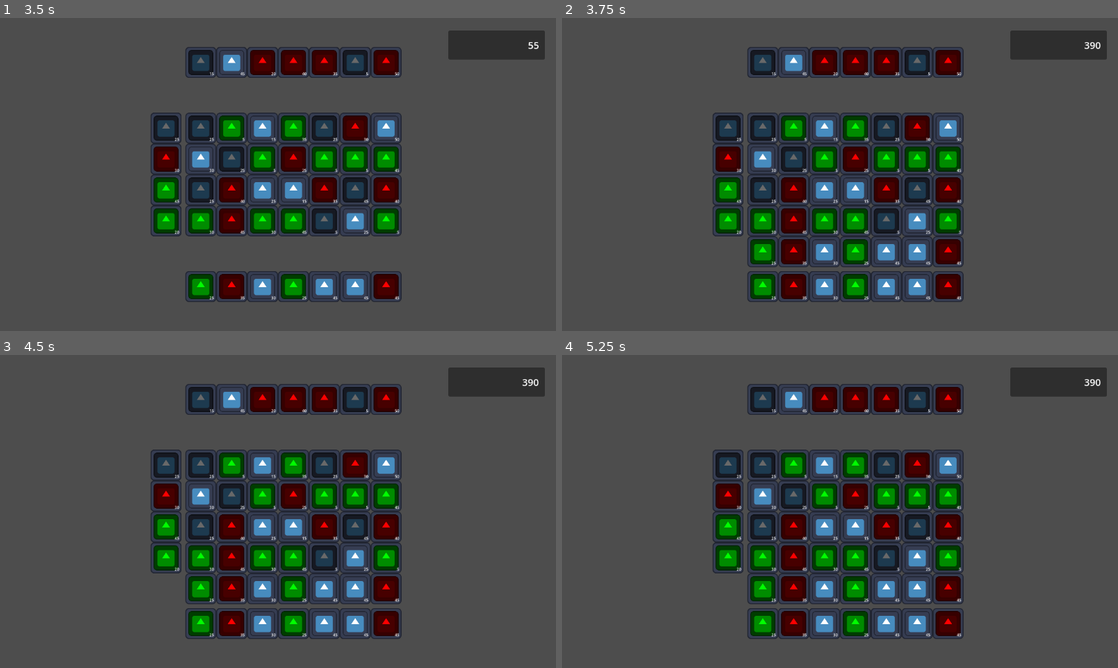
Above: before the commit, frames 1-4 (two rows, left to right).
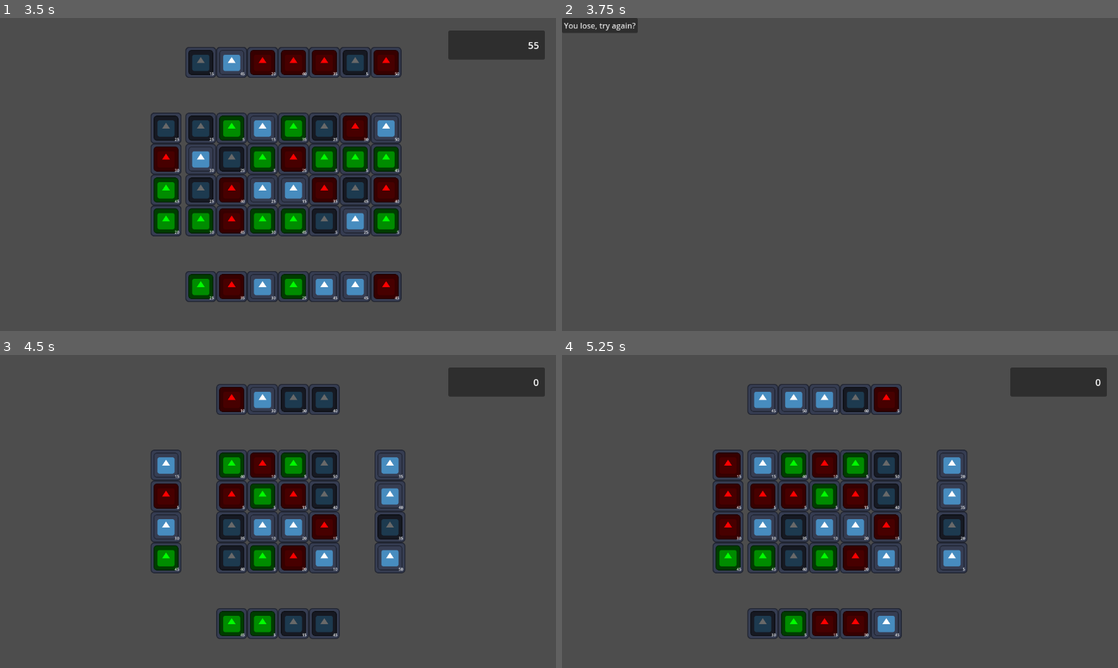
Above: after the commit, the same moments.

Repository: craigmjohnston/ld55
Game: Godot game, scene res://scenes/main.tscn
The game is run twice, just before and just after one commit, with the same random seed, the same clock (stepped at 60 frames per second) and the same inputs. The engine's default icon, where the game draws it, is replaced by a stand-in: a white triangle on a blue panel in a dark square.
Inputs (mouse positions are in pixels of both pictures, inside the frame that each line leads up to):
- Up to frame 1 (3.5 s): click "Play" at 0.5 s; tap Enter at 1.25, 2.75 s; hold Right (right_upnext) 1.28-2.03 s; hold Space (new_tile) 1.28-2.03 s; hold Left (left_upnext) 2.03-2.78 s; tap Space (new_tile) at 2.1 s; hold Right (right_upnext) from 2.78 s (still down); hold Space (new_tile) from 2.78 s (still down)
- Up to frame 2 (3.75 s): release Right (right_upnext) at 3.53 s; release Space (new_tile) at 3.53 s; hold Down (bottom_upnext) from 3.53 s (still down); tap Space (new_tile) at 3.6 s
- Up to frame 3 (4.5 s): release Down (bottom_upnext) at 4.25 s; click (38, 361) at 4.25 s, where only the run after the commit has a clickable "You lose, try again?"
- Up to frame 4 (5.25 s): tap Enter at 5 s; hold Left (left_upnext) from 5.03 s (still down); hold Space (new_tile) from 5.03 s (still down)

Frame 1 is identical in both runs. In frame 2, 24% of the frame differs, in the area x 0-98%, y 0-91%; in frame 3, 16%; in frame 4, 14%.

Commit message:
Lose and win screens
Closes LD55-23
Closes LD55-21

Diff:
--- /dev/null
+++ b/scenes/lose.tscn
@@ -0,0 +1,13 @@
+[gd_scene load_steps=2 format=3 uid="uid://ddr3iqhki827m"]
+
+[ext_resource type="Script" path="res://scripts/LoseManager.gd" id="1_d3p0q"]
+
+[node name="Lose" type="Node2D"]
+script = ExtResource("1_d3p0q")
+
+[node name="TryAgainButton" type="Button" parent="."]
+offset_right = 8.0
+offset_bottom = 8.0
+text = "You lose, try again?"
+
+[connection signal="pressed" from="TryAgainButton" to="." method="on_try_again_clicked"]
--- a/scenes/main.tscn
+++ b/scenes/main.tscn
@@ -1,8 +1,10 @@
-[gd_scene load_steps=4 format=3 uid="uid://24dtbdypt2bf"]
+[gd_scene load_steps=6 format=3 uid="uid://24dtbdypt2bf"]
 
 [ext_resource type="Script" path="res://scripts/SceneManager.gd" id="1_ci2we"]
 [ext_resource type="PackedScene" uid="uid://cc4awbml225ro" path="res://scenes/gameplay.tscn" id="2_bxtfe"]
 [ext_resource type="PackedScene" uid="uid://cdqi1jp2u3n6c" path="res://scenes/title.tscn" id="2_s2vu0"]
+[ext_resource type="PackedScene" uid="uid://ddr3iqhki827m" path="res://scenes/lose.tscn" id="4_ejct5"]
+[ext_resource type="PackedScene" uid="uid://jli5evkiu50w" path="res://scenes/win.tscn" id="5_r74g3"]
 
 [node name="Main" type="Node2D"]
 
@@ -10,3 +12,5 @@
 script = ExtResource("1_ci2we")
 titleScene = ExtResource("2_s2vu0")
 gameplayScene = ExtResource("2_bxtfe")
+loseScene = ExtResource("4_ejct5")
+winScene = ExtResource("5_r74g3")
--- /dev/null
+++ b/scenes/win.tscn
@@ -0,0 +1,13 @@
+[gd_scene load_steps=2 format=3 uid="uid://jli5evkiu50w"]
+
+[ext_resource type="Script" path="res://scripts/LoseManager.gd" id="1_ge5kg"]
+
+[node name="Lose" type="Node2D"]
+script = ExtResource("1_ge5kg")
+
+[node name="TryAgainButton" type="Button" parent="."]
+offset_right = 8.0
+offset_bottom = 8.0
+text = "You win, try again?"
+
+[connection signal="pressed" from="TryAgainButton" to="." method="on_try_again_clicked"]
--- a/scripts/Game Manager.gd
+++ b/scripts/Game Manager.gd
@@ -1,4 +1,7 @@
 extends Node
+
+signal win
+signal lose
 
 @export var target_score: int
 @export var max_turns: int
@@ -121,12 +124,12 @@
 	turn_counter += 1
 
 	if score > target_score:
-		print_debug("you win")
+		win.emit()
 		game_over = true
 		return
 
 	if turn_counter >= max_turns:
-		print_debug("you lose")
+		lose.emit()
 		game_over = true
 		return
 
--- /dev/null
+++ b/scripts/LoseManager.gd
@@ -0,0 +1,6 @@
+extends Node2D
+
+signal try_again_clicked
+
+func on_try_again_clicked():
+	try_again_clicked.emit()
--- a/scripts/SceneManager.gd
+++ b/scripts/SceneManager.gd
@@ -14,8 +14,33 @@
 	currentScn = scn
 
 func on_title_play_clicked():
+	start_game()
+
+func on_lose():
+	if currentScn != null:
+		currentScn.queue_free()
+	var scn = loseScene.instantiate()
+	add_child(scn)
+	scn.try_again_clicked.connect(on_try_again_clicked)
+	currentScn = scn
+
+func on_win():
+	if currentScn != null:
+		currentScn.queue_free()
+	var scn = winScene.instantiate()
+	add_child(scn)
+	scn.try_again_clicked.connect(on_try_again_clicked)
+	currentScn = scn
+
+func on_try_again_clicked():
+	start_game()
+
+func start_game():
 	if currentScn != null:
 		currentScn.queue_free()
 	var scn = gameplayScene.instantiate()
 	add_child(scn)
+	var mgr = scn.get_node("Game Manager")
+	mgr.win.connect(on_win)
+	mgr.lose.connect(on_lose)
 	currentScn = scn
